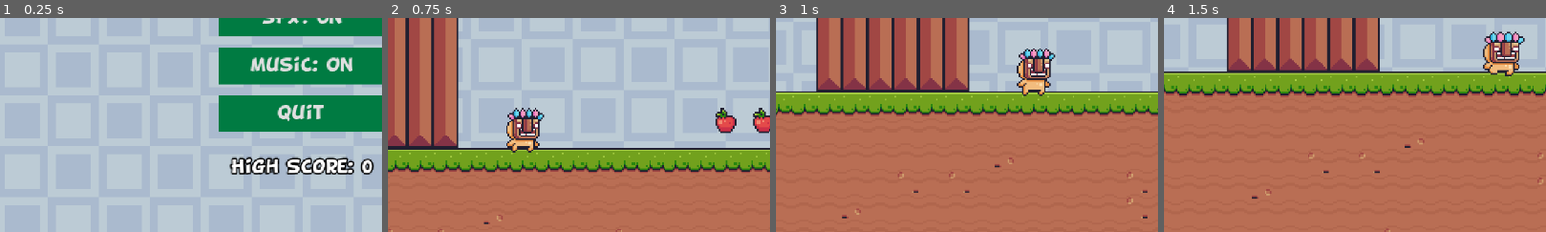
Above: before the commit, frames 1-4 (left to right).
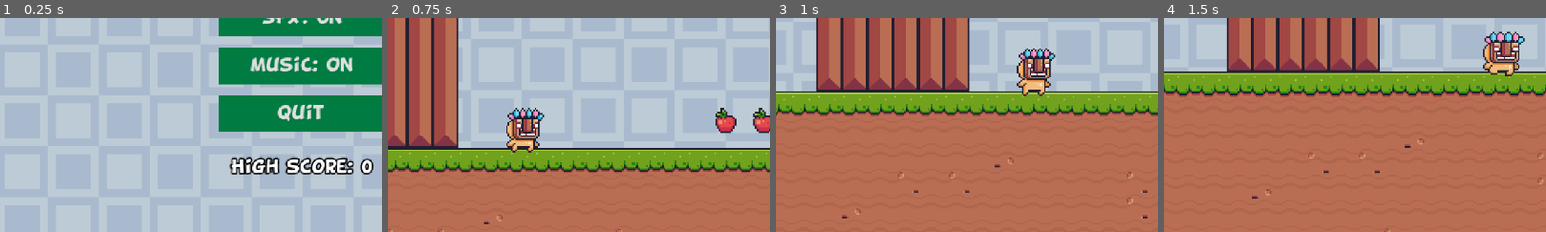
Above: after the commit, the same moments.

Repository: LaSierraDev/godot_practice_2d_platforms
Game: Godot game, scene res://scenes/IU/main_menu.tscn
Two runs of this game, one before a commit and one after it. Both use one fixed random seed, a clock stepped at 60 frames per second and the inputs below.
Inputs:
- Up to frame 1 (0.25 s): no input
- Up to frame 2 (0.75 s): click "start" at 0.5 s
- Up to frame 3 (1 s): no input
- Up to frame 4 (1.5 s): hold D (right) from 1.28 s (still down)
The pictures show only the part of the screen within x 10-60%, y 50-100%; the shares and areas given below are measured in that part.

The runs differ from the first frame. In frame 1, 0.7% of the frame differs, in the area x 74-98%, y 64-74%; in frame 2, nothing differs; in frame 3, nothing differs; in frame 4, nothing differs.

Commit message:
[FEAT] implemented data persistence

Diff:
--- a/scenes/IU/hud.tscn
+++ b/scenes/IU/hud.tscn
@@ -1,6 +1,6 @@
 [gd_scene format=3 uid="uid://wrxbtrvopco5"]
 
-[ext_resource type="Script" uid="uid://cu0ktkwvu6rqe" path="res://scripts/IU/hud.gd" id="1_qnqx4"]
+[ext_resource type="Script" uid="uid://cu0ktkwvu6rqe" path="res://scripts/iu/hud.gd" id="1_qnqx4"]
 
 [node name="HUD" type="Control" unique_id=1155087691]
 layout_mode = 3
--- a/scripts/Autoloads/game_manager.gd
+++ b/scripts/Autoloads/game_manager.gd
@@ -7,6 +7,8 @@
 	1: preload("uid://qo0wlebs8u66"),
 	2: preload("uid://bvmlrytyveopv"),
 }
+
+@onready var dataio: Dataio = Dataio.new()
 
 var game_over: bool = false
 var current_level: int = 0
@@ -21,28 +23,17 @@
 	current_level += 1
 
 	if current_level > LEVELS.size():
-		high_score = current_score
 		_score_screen()
 	else:
 		get_tree().change_scene_to_packed.call_deferred(LEVELS[current_level])
-		SignalManager.score_increase.emit()
-
+	high_score = current_score
+	SignalManager.score_increase.emit()
+	save_high_score()
 
 
 func update_score(points: int) -> void:
 	current_score += points
-	high_score += current_score
 	SignalManager.score_increase.emit()
-
-
-func _ready() -> void:
-	SignalManager.next_level.connect(_on_next_level)
-	SignalManager.player_dead.connect(_on_player_dead)
-
-
-
-func _score_screen() -> void:
-		get_tree().change_scene_to_packed.call_deferred(END_SCREEN)
 
 
 func restart_game() -> void:
@@ -52,13 +43,32 @@
 	get_tree().change_scene_to_packed.call_deferred(MAIN_MENU)
 
 
+func save_high_score() -> void:
+	if current_score >= high_score:
+		high_score = current_score
+		dataio.save_data(high_score)
+
+
+func load_high_score() -> void:
+	high_score = dataio.load_data()
+
+func _ready() -> void:
+	SignalManager.next_level.connect(_on_next_level)
+	SignalManager.player_dead.connect(_on_player_dead)
+	load_high_score()
+
+
+func _score_screen() -> void:
+		get_tree().change_scene_to_packed.call_deferred(END_SCREEN)
+
+
 func _reset_level() -> void:
 	lives -= 1
-	current_score = 0
-	high_score = 0
 	if lives <= 0:
+		save_high_score()
 		_score_screen()
 		return
+	current_score = high_score
 	get_tree().change_scene_to_packed(LEVELS[current_level])
 
 
--- a/scripts/Autoloads/global.gd
+++ b/scripts/Autoloads/global.gd
@@ -33,3 +33,6 @@
 
 ## --- Properties Tweens --- ##
 const P_POSITION: String = "position"
+
+## --- DATA IO PATH --- ##
+const DATAIO_SAVE_LOAD_PATH: String = "user://savefile.save"
--- /dev/null
+++ b/scripts/dataio/dataio.gd
@@ -0,0 +1,12 @@
+class_name Dataio
+extends Node
+
+func save_data(data: int) -> void:
+	var save_file = FileAccess.open(Global.DATAIO_SAVE_LOAD_PATH, FileAccess.WRITE)
+	save_file.store_32(data)
+
+
+func load_data() -> int:
+	if FileAccess.file_exists(Global.DATAIO_SAVE_LOAD_PATH):
+		return FileAccess.open(Global.DATAIO_SAVE_LOAD_PATH, FileAccess.READ).get_32()
+	else: return 0
--- a/scripts/iu/end_screen.gd
+++ b/scripts/iu/end_screen.gd
@@ -24,4 +24,4 @@
 
 
 func _on_score_label_score_increase() -> void:
-	score_label.text = "Score: " + str(GameManager.high_score)
+	score_label.text = "Score: " + str(GameManager.current_score)
--- a/scripts/iu/main_menu.gd
+++ b/scripts/iu/main_menu.gd
@@ -13,12 +13,11 @@
 	music_button.pressed.connect(_on_music_button_pressed)
 	quit_button.pressed.connect(_on_quit_button_pressed)
 	SignalManager.score_increase.connect(_on_score_label_score_increase)
+	start_button.grab_focus()
+	_update_high_score()
 
-	start_button.grab_focus()
-
-func _process(_delta: float) -> void:
-	pass
-
+func _update_high_score() -> void:
+	high_score_label.text = "High score: " + str(GameManager.dataio.load_data())
 
 func _on_start_button_pressed() -> void:
 	GameManager.load_next_level()
@@ -37,4 +36,4 @@
 
 
 func _on_score_label_score_increase() -> void:
-	high_score_label.text = "High score: " + str(GameManager.high_score)
+	_update_high_score()
Not shown, added: scripts/dataio/dataio.gd.uid
Not shown, changed: README.md
